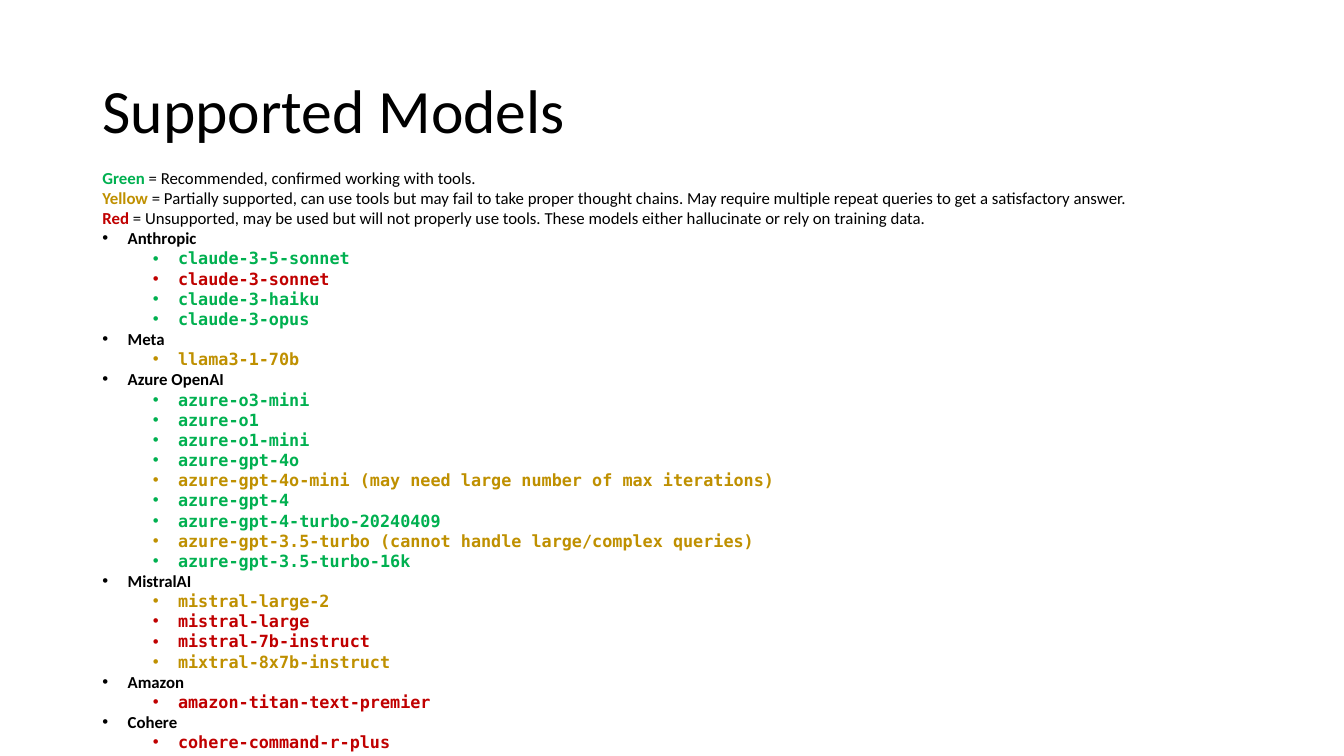
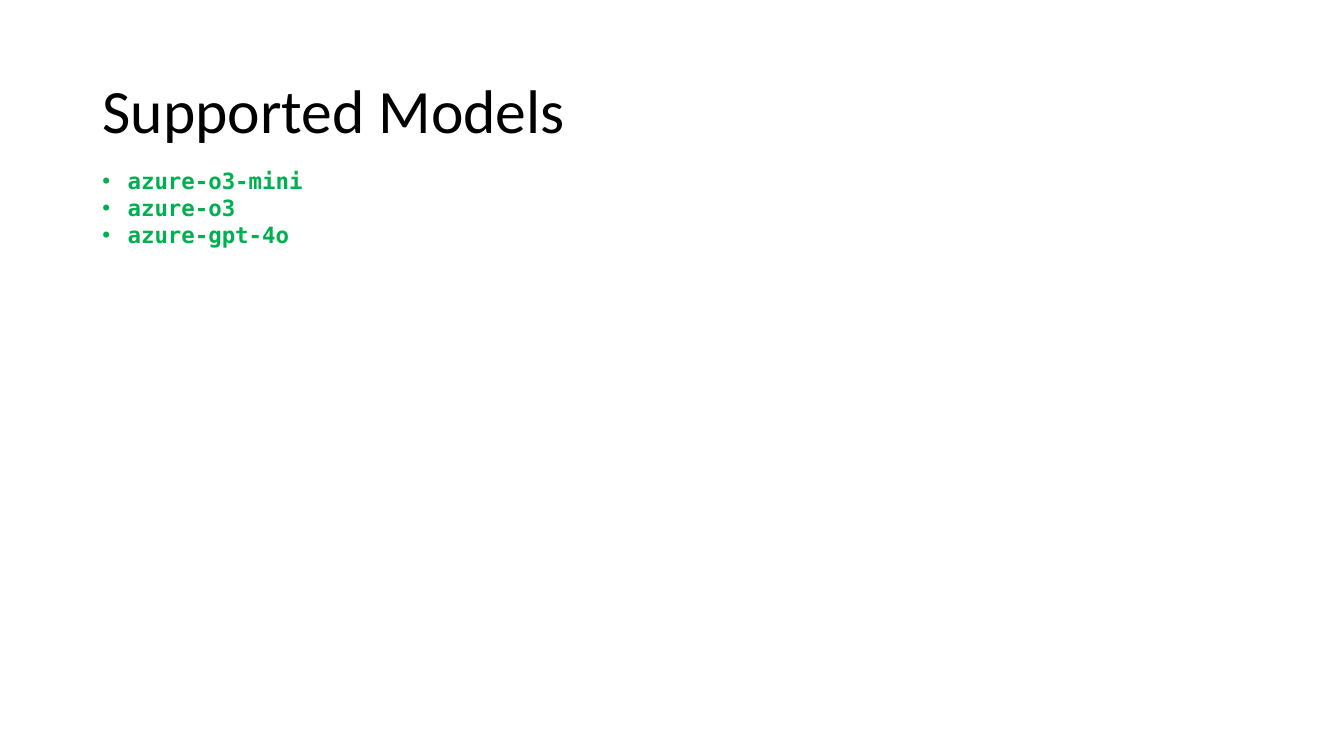
Before and after one commit to NIEHS/ToxPipe, a slide deck: slide 6 of ToxPipe API Guide.pptx. Drawn at 1344x756 pixels with LibreOffice and Linux fonts; fonts in the diff are those of the drawing. Boxes give left, top, right and bottom in pixels: in the first picture for what was removed or moved away, otherwise in the second. Text is boxed around its words. In the diff, an @@ line names an element or a change of style, - is before the commit and + after.

Commit message:
Updates supported models list

```diff
--- a/ToxPipe API Guide.pptx
+++ b/ToxPipe API Guide.pptx
@@ text at (102, 172, 1126, 388): paragraphs removed @@
-Green = Recommended, confirmed working with tools.
-Yellow = Partially supported, can use tools but may fail to take proper thought chains. May require multiple repeat queries to get a satisfactory answer.
-Red = Unsupported, may be used but will not properly use tools. These models either hallucinate or rely on training data.
-• Anthropic
-  • claude-3-5-sonnet
-  • claude-3-sonnet
-  • claude-3-haiku
-  • claude-3-opus
-• Meta
-  • llama3-1-70b
-• Azure OpenAI
@@ text at (128, 171, 303, 248): size 12 to 16 pt in "azure-o3-mini", "azure-gpt-4o"; list level 2 to 1 in "azure-o3-mini"; list level 2 to 1 in "azure-gpt-4o" @@
@@ text at (128, 199, 236, 217): text changed; size 12 to 16 pt @@
-  • azure-o1
-  • azure-o1-mini
+• azure-o3
@@ text at (128, 473, 774, 752): paragraphs removed @@
-  • azure-gpt-4o-mini (may need large number of max iterations)
-  • azure-gpt-4
-  • azure-gpt-4-turbo-20240409
-  • azure-gpt-3.5-turbo (cannot handle large/complex queries)
-  • azure-gpt-3.5-turbo-16k
-• MistralAI
-  • mistral-large-2
-  • mistral-large
-  • mistral-7b-instruct
-  • mixtral-8x7b-instruct
-• Amazon
-  • amazon-titan-text-premier
-• Cohere
-  • cohere-command-r-plus
```
Also in this commit, not shown: 1 other slide changed, 1 other file.
